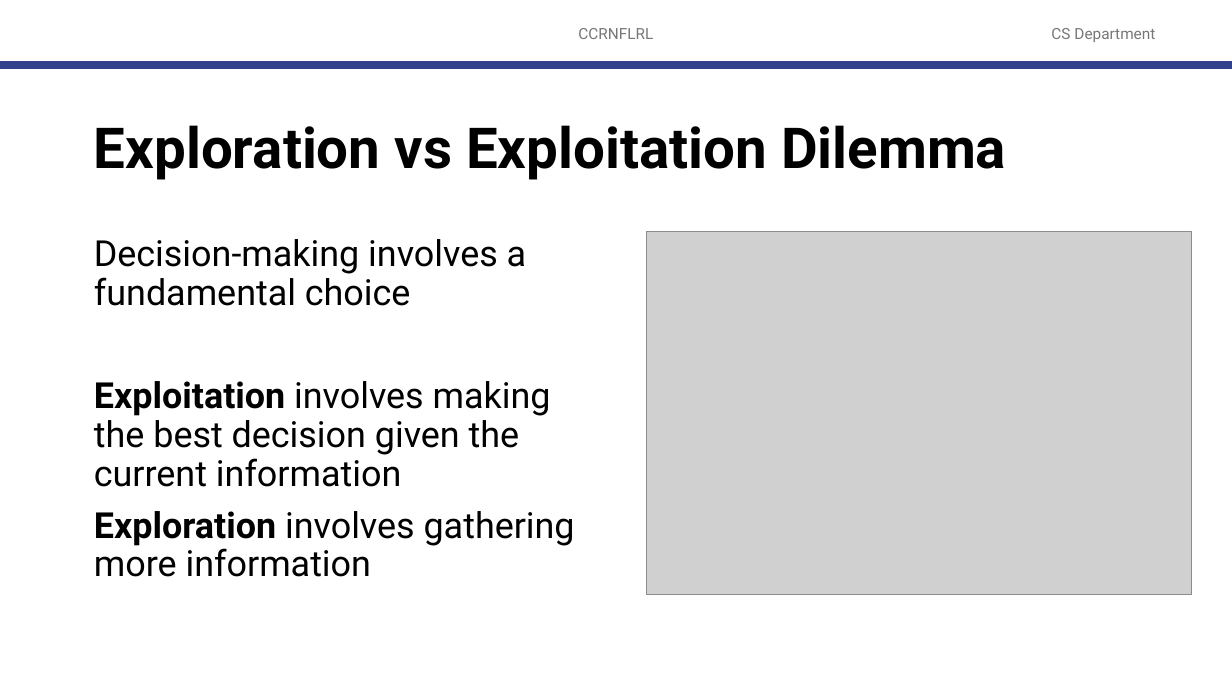
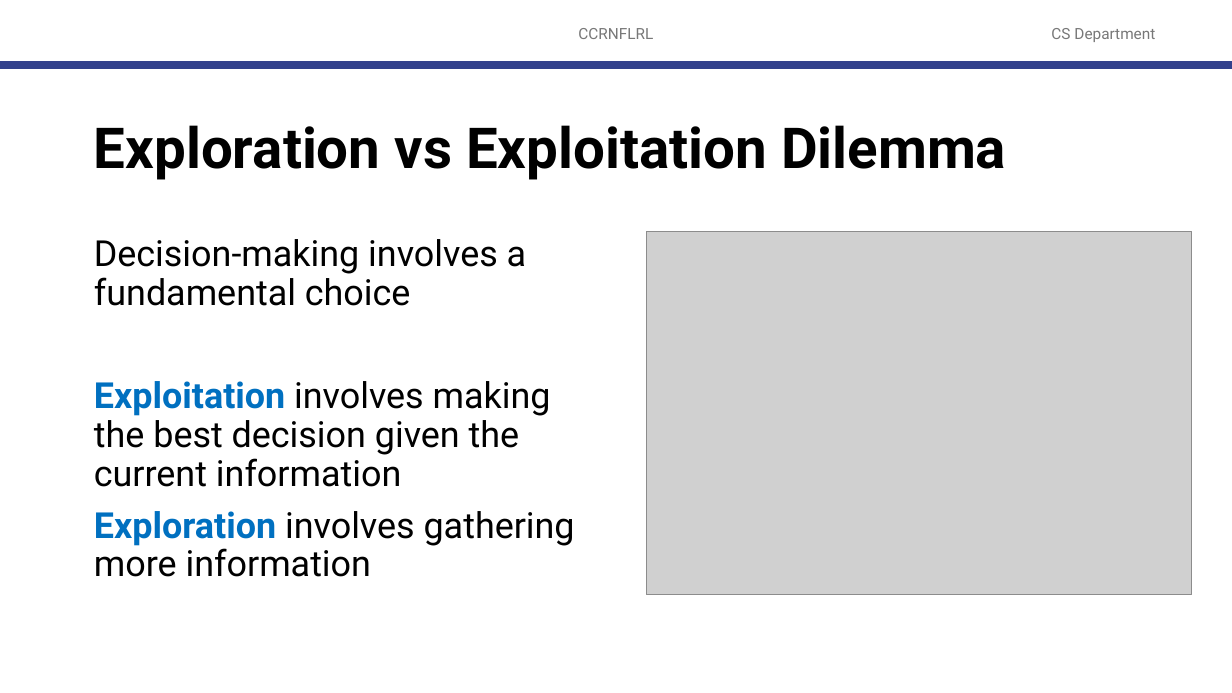
Before and after one commit to robitussin/CCRNFLRL, a slide deck: slide 6 of 9 - Exploration and Exploitation/Exploration and Exploitation.pptx. Drawn at 1232x693 pixels with LibreOffice and Linux fonts; fonts in the diff are those of the drawing; grey boxes stand for pictures; background and template pictures are left out. Boxes give left, top, right and bottom in pixels: in the first picture for what was removed or moved away, otherwise in the second. Text is boxed around its words. In the diff, an @@ line names an element or a change of style, - is before the commit and + after.

Commit message:
Updated slide on exploration vs exploitation

```diff
--- a/9 - Exploration and Exploitation/Exploration and Exploitation.pptx
+++ b/9 - Exploration and Exploitation/Exploration and Exploitation.pptx
@@ text at <box>94,381,575,577</box>: text colour #000000 to #0070C0 in "Exploitation", "Exploration" @@
```
Also in this commit, not shown: 31 other slides changed, 46 slides added, 12 slides removed, 1 other file.
